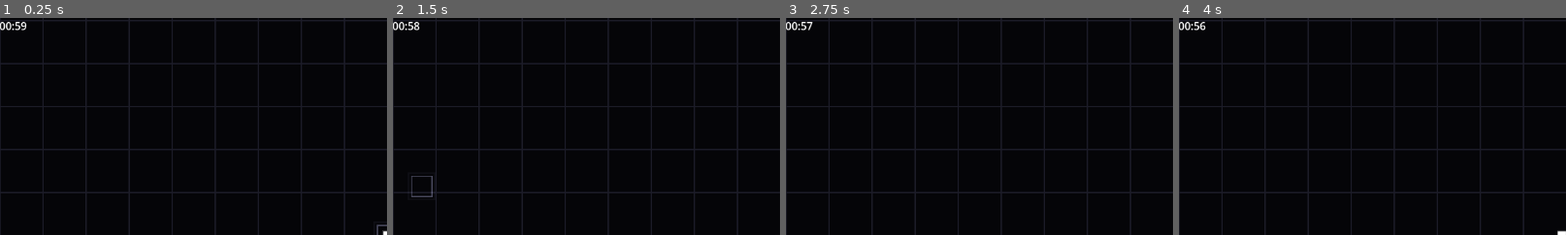
Above: before the commit, frames 1-4 (left to right).
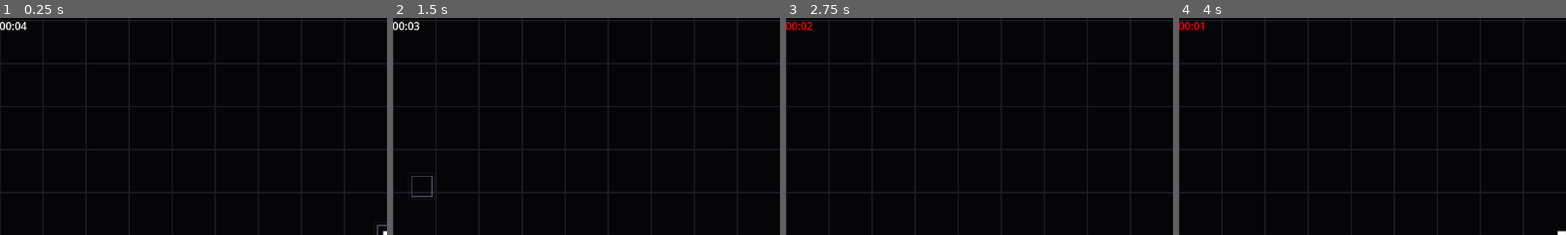
Above: after the commit, the same moments.

Repository: AnonymousXavier/ink-void
Game: Godot game, scene res://Scenes/world.tscn
Two runs of this game, one before a commit and one after it. Both use one fixed random seed, a clock stepped at 60 frames per second and the inputs below.
Inputs (mouse positions are % of the whole screen's width and height, from its top left):
- Up to frame 1 (0.25 s): no input
- Up to frame 2 (1.5 s): tap Enter at 0.5 s; move the mouse to (72, 45) at 0.52 s; hold Right (right) 0.53-1.28 s; tap Shift (dash) at 0.6 s; click (72, 45) at 0.67 s; tap Space (parry) at 0.8, 1.35 s; move the mouse to (30, 55) at 1.27 s; hold Down (down) from 1.28 s (still down); click (30, 55) at 1.42 s
- Up to frame 3 (2.75 s): tap Shift (dash) at 1.55, 2.1 s; move the mouse to (60, 28) at 2.02 s; release Down (down) at 2.03 s; hold Right (right) from 2.03 s (still down); click (60, 28) at 2.17 s; tap Space (parry) at 2.3 s
- Up to frame 4 (4 s): move the mouse to (45, 70) at 2.77 s; release Right (right) at 2.78 s; hold Up (up) 2.78-3.53 s; tap Space (parry) at 2.85, 3.5, 3.8 s; click (45, 70) at 2.92 s; tap Shift (dash) at 3.05, 3.6 s; move the mouse to (80, 65) at 3.52 s; hold Left (left) from 3.53 s (still down); click (80, 65) at 3.67 s
The pictures show only the part of the screen within x 0-50%, y 0-50%; the shares and areas given below are measured in that part.

The runs differ from the first frame. In frame 1, less than 0.1% of the frame differs, in the area x 3-8%, y 1-6%; in frame 2, less than 0.1%; in frame 3, 0.2%; in frame 4, 0.2%, in the area x 0-8%, y 1-6%.

Commit message:
UI and Upgrades Implementation

Diff:
--- a/AutoLoads/Cache.gd
+++ b/AutoLoads/Cache.gd
@@ -6,6 +6,9 @@
 @onready var render_info: Dictionary[Enums.ENTITY_TYPES, RenderProfile]
 @onready var textures_dict: Dictionary[Enums.ENTITY_TYPES, ImageTexture]
 @onready var frozen_textures_dict: Dictionary[Enums.ENTITY_TYPES, ImageTexture]
+
+const UPGRADE_CARD_SCENE = preload("uid://du424w1sbe728")
+
 
 func _ready() -> void:
 	render_info = {
--- a/AutoLoads/Constants.gd
+++ b/AutoLoads/Constants.gd
@@ -7,3 +7,18 @@
 const PARRY_RADIUS: float = TILE_SIZE / 2.0
 
 var RNG = RandomNumberGenerator.new()
+
+const UPGRADES: Dictionary = {
+	"hyper_dash": {
+		"title": "Hyper Dash",
+		"desc": "+600 Dash Speed.\n-1.0s Cooldown."
+	},
+	"thick_blood": {
+		"title": "Thick Blood",
+		"desc": "+1 Max HP.\nFully restore Health."
+	},
+	"railgun_pierce": {
+		"title": "Railgun Pierce",
+		"desc": "Parried bullets rip\nthrough all enemies."
+	}
+}
--- a/AutoLoads/Enums.gd
+++ b/AutoLoads/Enums.gd
@@ -1,6 +1,6 @@
 extends Node
 
-enum EVENT_TYPES {MOVEMENT, DAMAGE_ATTEMPT, DAMAGE_CONFIRMED, SHOOT_TARGET, ENTITY_KILLED, TARGET_REACHED, MOUSE_CLICK, MOUSE_MOTION, SCREEN_SHAKE, GAME_OVER}
+enum EVENT_TYPES {MOVEMENT, DAMAGE_ATTEMPT, DAMAGE_CONFIRMED, SHOOT_TARGET, ENTITY_KILLED, TARGET_REACHED, MOUSE_CLICK, MOUSE_MOTION, SCREEN_SHAKE, GAME_OVER, UPGRADE_APPLIED}
 enum SHAPE_TYPES {CIRCLE, DIAMOND, SQUARE, RECTANGLE}
 
 enum LEVELS {LOW=1, MEDIUM=2, HIGH=3}
--- a/AutoLoads/SceneInstances.gd
+++ b/AutoLoads/SceneInstances.gd
@@ -7,5 +7,6 @@
 var rendering_system: RenderingSystem
 var splatter_canvas: SplatterCanvas
 var wave_system: WaveSystem
+var ui_manager: UIManager
 
 var time_scale: float = 1.0
--- a/Resources/MeeleData.gd
+++ b/Resources/MeeleData.gd
@@ -6,6 +6,7 @@
 @export var damage: float
 @export var fire_rate: float # Bullets per sec
 @export var target_id: int
+@export var pierce_count: int = 0 # How many more enemies THIS specific bullet can hit
 
 func clone() -> MeeleData:
 	var data_clone = MeeleData.new()
--- a/Resources/ParryData.gd
+++ b/Resources/ParryData.gd
@@ -6,3 +6,4 @@
 @export var current_state: State = State.READY
 @export var timer: float = 0.0
 @export var hijacked_bullet_id: int = -1 # Caches the intercepted bullet
+@export var parry_pierce_bonus: int = 0 # How many enemies a parried bullet will rip through
--- /dev/null
+++ b/Scenes/UpgradeCard.tscn
@@ -0,0 +1,29 @@
+[gd_scene format=3 uid="uid://du424w1sbe728"]
+
+[ext_resource type="Script" uid="uid://tpmvmtv4x3iy" path="res://Scenes/upgrade_card.gd" id="1_qlvtu"]
+
+[node name="UpgradeCard" type="Button" unique_id=18356099]
+custom_minimum_size = Vector2(200, 300)
+offset_right = 200.0
+offset_bottom = 300.0
+script = ExtResource("1_qlvtu")
+
+[node name="VBoxContainer" type="VBoxContainer" parent="." unique_id=1023056446]
+layout_mode = 1
+anchors_preset = 15
+anchor_right = 1.0
+anchor_bottom = 1.0
+grow_horizontal = 2
+grow_vertical = 2
+mouse_filter = 2
+
+[node name="TitleLabel" type="Label" parent="VBoxContainer" unique_id=827706203]
+layout_mode = 2
+size_flags_vertical = 7
+horizontal_alignment = 1
+vertical_alignment = 1
+
+[node name="DescLabel" type="Label" parent="VBoxContainer" unique_id=963074112]
+layout_mode = 2
+size_flags_vertical = 7
+horizontal_alignment = 1
--- a/Scenes/ui_manager.gd
+++ b/Scenes/ui_manager.gd
@@ -2,9 +2,10 @@
 class_name UIManager
 
 @onready var timer_label: Label = $Control/TimerLabel
+@onready var cards_container: HBoxContainer = $Control/HBoxContainer
 
 func _ready() -> void:
-	pass
+	cards_container.hide()
 
 func _process(_delta: float) -> void:
 	if not Cache.is_ready or not SceneInstances.wave_system: return
@@ -22,3 +23,39 @@
 		timer_label.modulate = Color.RED if int(time_left * 10) % 2 == 0 else Color.WHITE
 	else:
 		timer_label.modulate = Color.WHITE
+
+func show_cards() -> void:
+	SceneInstances.time_scale = 0.0 # Pause reality
+
+	# 1. Scrub the old deck from the table
+	for child in cards_container.get_children():
+		child.queue_free()
+
+	# 2. Shuffle and Deal
+	var all_keys = Constants.UPGRADES.keys()
+	all_keys.shuffle()
+	var dealt_keys = all_keys.slice(0, 3) # Grab the first 3 unique keys
+
+	# 3. Spawn the Visual Cards
+	for key in dealt_keys:
+		var card_data = Constants.UPGRADES[key]
+		var card = Cache.UPGRADE_CARD_SCENE.instantiate() as UpgradeCard
+
+		cards_container.add_child(card)
+		card.setup(key, card_data) # Inject the data!
+
+		# Dynamically wire the click event to fire into the ECS!
+		card.pressed.connect(func(): select_upgrade(key))
+
+	cards_container.show()
+
+func select_upgrade(upgrade_id: String) -> void:
+	cards_container.hide()
+
+	SceneInstances.events_manager.add_event({
+		"type": Enums.EVENT_TYPES.UPGRADE_APPLIED,
+		"upgrade_id": upgrade_id
+	})
+
+	SceneInstances.time_scale = 1.0
+	SceneInstances.wave_system.start_next_wave()
--- a/Scenes/ui_manager.tscn
+++ b/Scenes/ui_manager.tscn
@@ -18,3 +18,20 @@
 offset_left = -1.0
 offset_right = 39.0
 offset_bottom = 23.0
+text = "0:00"
+
+[node name="HBoxContainer" type="HBoxContainer" parent="Control" unique_id=1325569329]
+custom_minimum_size = Vector2(896, 384)
+layout_mode = 1
+anchors_preset = 8
+anchor_left = 0.5
+anchor_top = 0.5
+anchor_right = 0.5
+anchor_bottom = 0.5
+offset_left = -448.0
+offset_top = -192.0
+offset_right = 448.0
+offset_bottom = 192.0
+grow_horizontal = 2
+grow_vertical = 2
+alignment = 1
--- /dev/null
+++ b/Scenes/upgrade_card.gd
@@ -0,0 +1,13 @@
+extends Button
+class_name UpgradeCard
+
+@onready var title_label: Label = $VBoxContainer/TitleLabel
+@onready var desc_label: Label = $VBoxContainer/DescLabel
+
+var upgrade_id: String
+
+# The UI Manager will call this to inject the specific card's data
+func setup(id: String, data: Dictionary) -> void:
+	upgrade_id = id
+	title_label.text = data["title"]
+	desc_label.text = data["desc"]
--- a/Scenes/world.gd
+++ b/Scenes/world.gd
@@ -27,6 +27,7 @@
 @onready var dash_system: DashSystem = $DashSystem
 @onready var wave_system: WaveSystem = $WaveSystem
 @onready var shockwave_system: ShockwaveSystem = $ShockwaveSystem
+@onready var ui_manager: UIManager = $UIManager
 
 
 var player_spawned: bool = false
@@ -39,6 +40,7 @@
 	SceneInstances.entity_manager = entity_manager
 	SceneInstances.rendering_system = rendering_system
 	SceneInstances.splatter_canvas = splatter_canvas
+	SceneInstances.ui_manager = ui_manager
 
 	Factories.create_bullet_pool()
 
--- a/Systems/impact_system.gd
+++ b/Systems/impact_system.gd
@@ -62,7 +62,14 @@
 					SceneInstances.events_manager.add_event({"type": Enums.EVENT_TYPES.DAMAGE_ATTEMPT, "id": enemy_id, "amount": bullet_meele.damage})
 					print("ENEMY HIT! HP: ", enemy_health.health)
 
-					Factories.despawn_bullet(bullet_id)
+					if bullet_meele.pierce_count > 0:
+						bullet_meele.pierce_count -= 1
+						# Do NOT despawn! It rips right through!
+					else:
+						Factories.despawn_bullet(bullet_id)
+
+					bullet_hit_enemy = true
+					break
 					bullet_hit_enemy = true
 					break
 
--- a/Systems/player_controller_system.gd
+++ b/Systems/player_controller_system.gd
@@ -28,16 +28,47 @@
 	var dash = entity_manager.dash_components.get(player_id)
 	var is_dashing = dash and dash.is_dashing
 
-	# MOVEMENT STATES
+	# Only steer if NOT dashing
 	if not is_dashing:
+
+		# THE PARRY STATE MACHINE
 		if parry.current_state == ParryData.State.READY:
-			velocity.direction = input.direction
+			if input.direction != Vector2.ZERO:
+				velocity.direction = input.direction.normalized()
+			else:
+				velocity.direction = Vector2.ZERO
 
 		elif parry.current_state == ParryData.State.PARRYING:
 			velocity.direction = input.direction * 0.5 # Slowed during active frames
 
 		elif parry.current_state == ParryData.State.RECOVERING:
 			velocity.direction = Vector2.ZERO # Locked!
+
+		elif parry.current_state == ParryData.State.FROZEN_AIMING:
+			velocity.direction = Vector2.ZERO # Lock movement
+
+			var mouse_pos = input.aim_position
+
+			if input.fire_pressed and parry.hijacked_bullet_id != -1:
+				var bullet_id = parry.hijacked_bullet_id
+				var bullet_vel = entity_manager.velocity_components.get(bullet_id)
+				var bullet_align = entity_manager.alignment_components.get(bullet_id)
+				var p_transform = entity_manager.transform_components.get(player_id)
+
+				if bullet_vel and bullet_align and p_transform:
+					var aim_dir = p_transform.position.direction_to(mouse_pos)
+
+					bullet_vel.direction = aim_dir
+					bullet_vel.speed = 1200.0
+
+					bullet_align.alignment = Enums.ALIGNMENTS.ENEMY
+
+					# Restore the engine state
+					SceneInstances.time_scale = 1.0
+					parry.current_state = ParryData.State.READY
+					parry.hijacked_bullet_id = -1
+
+					SceneInstances.events_manager.add_event({"type": Enums.EVENT_TYPES.SCREEN_SHAKE, "amount": 0.8})
 
 	# TIME FREEZE & RELEASE STATE
 	elif parry.current_state == ParryData.State.FROZEN_AIMING:
@@ -54,6 +85,13 @@
 			if bullet_vel and bullet_align and p_transform:
 
 				var aim_dir = p_transform.position.direction_to(mouse_pos)
+				var bullet_meele = entity_manager.meele_components.get(bullet_id)
+
+				if bullet_meele:
+					bullet_meele.pierce_count = parry.parry_pierce_bonus # Inject the Railgun data!
+
+				bullet_vel.direction = aim_dir
+				bullet_vel.speed = 1200.0
 
 				bullet_vel.direction = aim_dir
 				bullet_vel.speed = 1200.0
--- a/Systems/rendering_system.gd
+++ b/Systems/rendering_system.gd
@@ -72,6 +72,8 @@
 
 		# --- THE SHOCKWAVE (WHOOSH) ---
 
+	draw_set_transform(Vector2.ZERO, 0.0, Vector2.ONE) # Reset the transforms for shockwaves
+
 	# Shockwave
 	for wave_id in SceneInstances.entity_manager.shockwave_components.keys():
 		var wave_data = SceneInstances.entity_manager.shockwave_components[wave_id]
@@ -80,8 +82,12 @@
 		var distance_from_cam = (transform_data.position - camera_pos) * zoom
 		var final_screen_pos = screen_center + distance_from_cam
 
-		# Draw a massive, additive pure white circle that fades out as it expands
 		var fade_ratio = 1.0 - (wave_data.radius / wave_data.max_radius)
-		var flash_color = Color(2.0, 2.0, 2.0, fade_ratio) # Overdriven white that fades to transparent
+		var flash_color = Color(3.0, 3.0, 3.0, fade_ratio)
 
-		draw_circle(final_screen_pos, wave_data.radius * zoom, flash_color)
+		# Dynamic thickness: Erupts at 80px thick, thins out to 0px as it expands
+		var ring_thickness = Constants.TILE_SIZE * fade_ratio * zoom
+
+		# draw_arc(center, radius, start_angle, end_angle, point_count, color, width, antialiased)
+		# We use 64 points to keep it perfectly smooth but highly optimized for mobile!
+		draw_arc(final_screen_pos, wave_data.radius * zoom, 0.0, TAU, Constants.TILE_SIZE * 0.5, flash_color, ring_thickness, true)
--- a/Systems/shockwave_system.gd
+++ b/Systems/shockwave_system.gd
@@ -24,8 +24,7 @@
 		# If it covers the whole screen, delete it and trigger the UI
 		if wave_data.radius >= wave_data.max_radius:
 			dead_shockwaves.append(wave_id)
-			print("WAVE COMPLETE! SHOW ROGUELIKE UI!")
-			# SceneInstances.ui_manager.show_cards()
+			SceneInstances.ui_manager.show_cards()
 
 	for id in dead_shockwaves:
 		entity_manager.shockwave_components.erase(id)
--- /dev/null
+++ b/Systems/upgrade_system.gd
@@ -0,0 +1,32 @@
+extends Node
+class_name UpgradeSystem
+
+func update(_delta: float) -> void:
+	var entity_manager = SceneInstances.entity_manager
+	var player_id = entity_manager.player_id
+
+	if player_id == -1: return
+
+	for event in SceneInstances.events_manager.events:
+		if event.type == Enums.EVENT_TYPES.UPGRADE_APPLIED:
+			var upgrade_id = event["upgrade_id"]
+			apply_upgrade(player_id, upgrade_id, entity_manager)
+
+func apply_upgrade(player_id: int, upgrade_id: String, em: EntityManager) -> void:
+	match upgrade_id:
+		"hyper_dash":
+			var dash = em.dash_components.get(player_id)
+			if dash:
+				dash.dash_speed += 600.0 # From 1800 to 2400
+				dash.cooldown = max(1.0, dash.cooldown - 1.0) # Reduce cooldown by 1s
+
+		"thick_blood":
+			var health = em.health_components.get(player_id)
+			if health:
+				health.maxHealth += 1
+				health.health = health.maxHealth # Heal to full
+
+		"railgun_pierce":
+			var parry = em.parry_components.get(player_id)
+			if parry:
+				parry.parry_pierce_bonus = 99 # Parried bullets now pierce everything
--- /dev/null
+++ b/Systems/upgrade_system.tscn
@@ -0,0 +1,6 @@
+[gd_scene format=3 uid="uid://cqr8i5mh3dih4"]
+
+[ext_resource type="Script" uid="uid://cfgdluq6crro8" path="res://Systems/upgrade_system.gd" id="1_st1ap"]
+
+[node name="UpgradeSystem" type="Node" unique_id=399523483]
+script = ExtResource("1_st1ap")
--- a/Systems/wave_system.gd
+++ b/Systems/wave_system.gd
@@ -1,7 +1,7 @@
 extends Node
 class_name WaveSystem
 
-var wave_duration: float = 60.0
+var wave_duration: float = 5.0
 var time_left: float = wave_duration
 var is_wave_active: bool = true
 var current_wave: int = 1
@@ -26,10 +26,21 @@
 
 	var transform_data = TransformData.new()
 	var wave_data = ShockWaveData.new()
-	transform_data.position = get_viewport().get_visible_rect().size / 2.0 # Center screen
+	transform_data.position =  SceneInstances.entity_manager.transform_components[SceneInstances.entity_manager.player_id].position
 
 	# We create a temporary dictionary in EntityManager just for this:
 	# var shockwave_components: Dictionary = {}
 	SceneInstances.entity_manager.shockwave_components[id] = wave_data
 	SceneInstances.entity_manager.transform_components[id] = transform_data
 	SceneInstances.entity_manager.active_entities.append(id)
+
+func start_next_wave() -> void:
+	current_wave += 1
+
+	# Optional: You can make the wave_duration longer each wave!
+	# wave_duration += 10.0
+
+	time_left = wave_duration
+	is_wave_active = true
+
+	print("STARTING WAVE: ", current_wave)
Not shown, added: Scenes/upgrade_card.gd.uid
Not shown, added: Systems/upgrade_system.gd.uid
